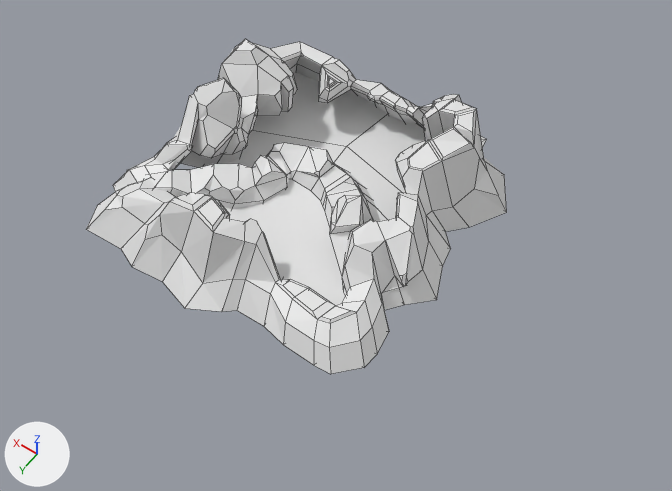
One commit to the Blender file low poly island.blend: the scene before it, then after it.
Before and after are seen from a 50 mm camera at (-23.4, 30.3, 44.1) aimed at (-3.7, 2.8, 0.8). The axes (+X, +Y, +Z) are drawn at lower left. The lights are the same throughout. Mesh edges are drawn as thin lines.
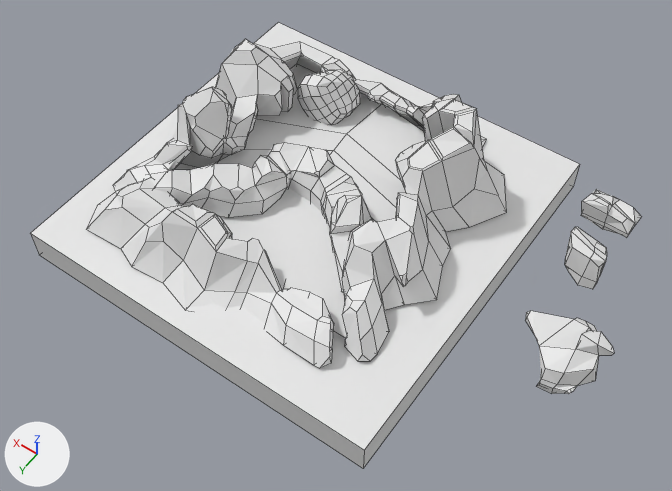
Edits to the bpy script that builds the scene:
```text
Change me_plane:
    where me_plane.from_pydata(...)  # 4 vertices, 1 face; spans x -1.0..1.0, y -1.0..1.0, z 0.0
    used by ob_plane; location = (0.0, 0.0, 1.21); scale = (12.3, 12.3, 12.3)
    verts and faces of me_plane; kept vertices keep their numbers, new ones are numbered from 4
    me_plane part 1
    add delete_faces([(0, 1, 3, 2)])
    add for new, old in zip([*range(4, 8)], [*range(0, 4)]): verts[new] = verts[old] + (0.0, 0.0, -0.18)
    add faces += [(0, 2, 3, 1), (4, 5, 7, 6), (1, 3, 7, 5), (0, 4, 6, 2), (2, 6, 7, 3), (0, 1, 5, 4)]
Change me_cube_001:
    used by ob_cube; location = (-1.8, -7.47, 2.87); scale = (0.741, 0.729, 1.89)
    remove me_cube_001.from_pydata(...)  # 635 vertices, 531 faces; spans x -11.7..17.0, y -4.3..25.4, z -1.6..2.2
    add me_cube_001.from_pydata(...)  # 640 vertices, 523 faces; spans x -11.7..17.0, y -4.3..25.4, z -1.8..2.2
    me_cube_001 part 2: 111 vertices moved from x -7.9..9.4, y 17.0..25.4, z -1.6..1.1 to x -7.5..9.4, y 17.0..25.4, z -1.8..0.5; 18 vertices removed from x -10.5..-1.5, y 19.2..23.6, z -1.4..-0.5; 23 vertices added at x -10.5..-1.5, y 18.4..23.7, z -1.5..-0.5
    me_cube_001 part 3: 71 vertices moved from x 8.4..13.2, y 9.2..15.1, z -0.3..2.2 to x 8.4..13.2, y 9.3..15.2, z -0.3..2.2
Change me_plane_002:
    where me_plane_002.from_pydata(...)  # 12 vertices, 6 faces; spans x -1.97..2.05, y -1.1..2.15, z 0.0..0.09
    used by ob_plane_002; location = (-0.55, -4.49, 0.42); scale = (4.46, 4.46, 4.46)
    me_plane_002 part 4
    me_plane_002.vertices[0].co: (-1.97, -0.6, 0.0) -> (-1.85, -0.4, 0.08)
    me_plane_002.vertices[1].co: (2.05, -1.0, 0.0) -> (1.77, -0.82, 0.0)
    me_plane_002.vertices[2].co: (-1.82, 1.68, 0.0) -> (-1.67, 1.38, 0.11)
    me_plane_002.vertices[4].co: (0.13, -1.1, 0.0) -> (0.19, -0.82, 0.01)  # not seen -> pixel (382, 103)
    me_plane_002.vertices[6].co: (-1.66, 0.47, 0.0) -> (-1.4, 0.46, 0.03)
    me_plane_002.vertices[11].co: (-1.74, 1.07, 0.0) -> (-1.62, 0.96, 0.1)
    me_plane_002 part 5
    me_plane_002.vertices[9].co: (1.7, 1.58, 0.0) -> (1.32, 1.12, 0.01)  # not seen -> pixel (240, 149)
Change ob_plane:
    ob_plane.location: (0.0, 0.0, 1.21) -> (0.0, 0.0, 0.02)
    remove ob_plane.hide_set(True)  # wire or fog, not drawn
Change ob_plane_001:
    ob_plane_001.location: (-3.13, 4.11, 1.21) -> (-3.13, 4.11, 0.34)
Change ob_plane_002:
    ob_plane_002.location: (-0.55, -4.49, 0.42) -> (-0.55, -4.49, 1.55)
Add ob_cube_005:
    ob_cube_005 = bpy.data.objects.new('Cube.005', me_cube_005)  # 56 vertices, 54 faces; spans x -2.43..2.95, y -2.12..2.55, z -0.75..2.32
    ob_cube_005.location = (-17.85, 0.66, -0.42)
Add ob_cube_004:
    ob_cube_004 = bpy.data.objects.new('Cube.004', me_cube_004)  # 34 vertices, 32 faces; spans x -0.99..1.53, y -1.3..1.38, z -1.74..1.41
    ob_cube_004.location = (-16.34, -4.97, 0.98)
Add ob_cube_003:
    ob_cube_003 = bpy.data.objects.new('Cube.003', me_cube_003)  # 38 vertices, 36 faces; spans x -1.01..1.13, y -1.28..1.03, z -1.93..5.56
    ob_cube_003.location = (-15.83, -9.08, 0.4)
    ob_cube_003.scale = (1.52, 1.0, 0.289)
Add ob_cube_002:
    ob_cube_002 = bpy.data.objects.new('Cube.002', me_cube_002)  # 98 vertices, 96 faces; spans x -1.41..1.41, y -1.01..1.32, z -1.15..1.0
    ob_cube_002.location = (2.79, -5.95, 2.87)
    ob_cube_002.rotation_euler = (0.0, -1.032, 0.0)  # degrees (0, -59, 0)
    ob_cube_002.scale = (1.36, 1.36, 1.36)
```

Pixel boxes (x1, y1, x2, y2) of what changed, in the pictures (672 x 491 px; the box of a moved part takes in the faces that stretch with it):
'Cube', reshaped
    before: (86, 39, 507, 374)
    after: (86, 39, 507, 368)
'Plane', shown
    after: (31, 22, 580, 468)
'Plane.002', reshaped, moved
    before: (203, 72, 425, 221)
    after: (211, 65, 425, 222)
'Plane.001', moved
    before: (225, 179, 346, 306)
    after: (221, 188, 346, 337)
'Cube.005', added
    after: (525, 311, 614, 394)
'Cube.002', added
    after: (298, 70, 360, 125)
'Cube.004', added
    after: (565, 227, 607, 289)
'Cube.003', added
    after: (581, 189, 641, 238)
part 2 of me_cube_001, moved or reshaped
    before: (121, 188, 377, 374)
    after: (121, 188, 377, 368)
part 3 of me_cube_001, moved or reshaped
    before: (166, 78, 258, 158)
    after: (166, 87, 258, 158)
part 4 of me_plane_002, moved or reshaped
    before: (253, 72, 425, 221)
    after: (257, 65, 425, 222)
part 5 of me_plane_002, moved or reshaped
    before: (203, 130, 347, 168)
    after: (211, 118, 346, 168)
